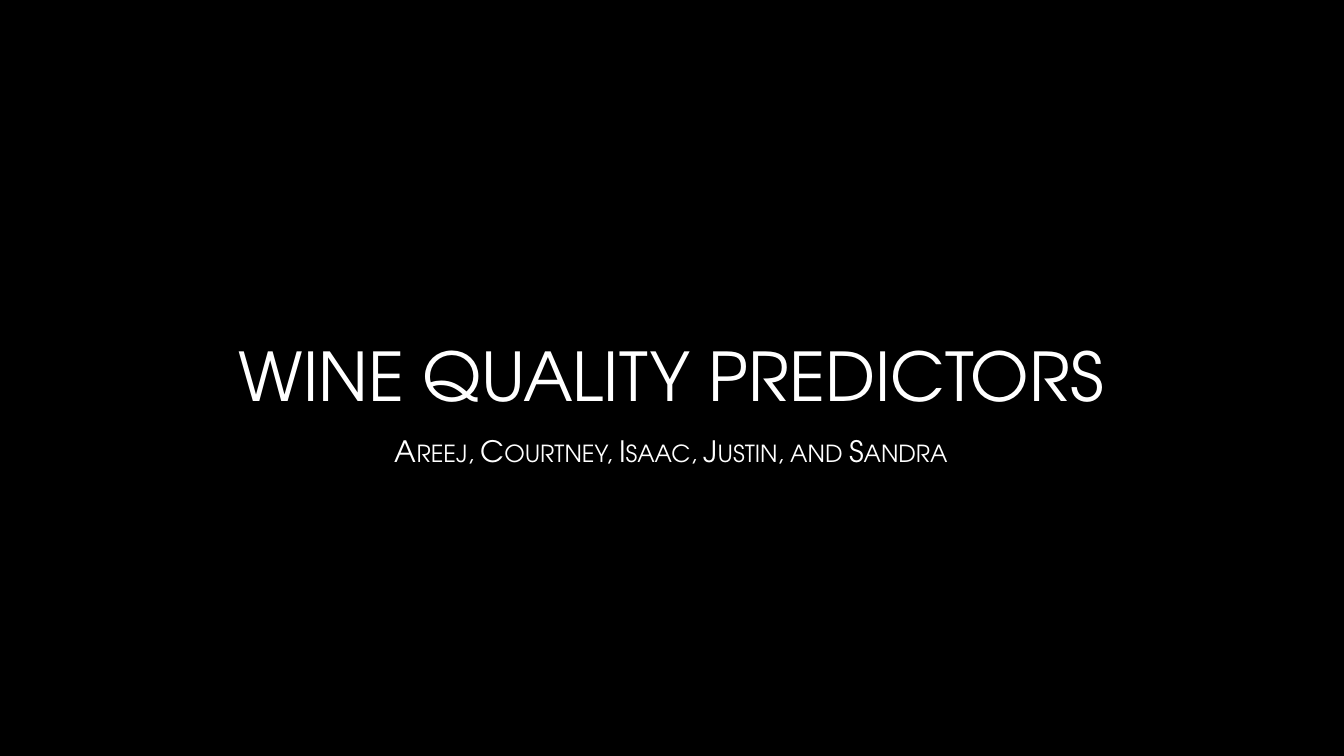
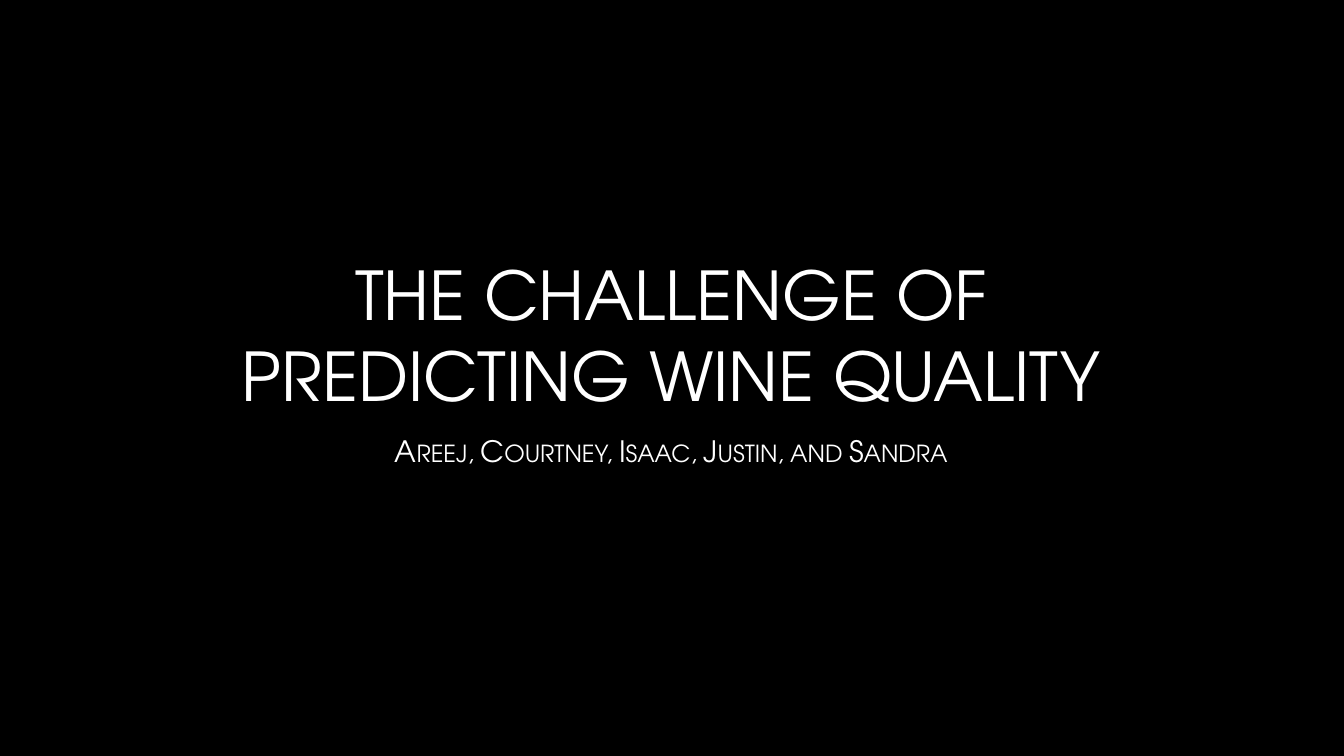
Before and after one commit to justindooley/Final_Project, a slide deck: slide 1 of presentation/project_presentation.pptx. Drawn at 1344x756 pixels with LibreOffice and Linux fonts; fonts in the diff are those of the drawing; background and template pictures are left out. Boxes give left, top, right and bottom in pixels: in the first picture for what was removed or moved away, otherwise in the second. Text is boxed around its words. In the diff, an @@ line names an element or a change of style, - is before the commit and + after.

```diff
--- a/presentation/project_presentation.pptx
+++ b/presentation/project_presentation.pptx
@@ title at bbox=[241, 269, 1100, 402]: text changed @@
-WINE QUALITY PREDICTORS
+THE CHALLENGE OF PREDICTING WINE QUALITY
```
Also in this commit, not shown: 10 other slides changed, 11 slides added, 12 slides removed, 39 other files.
